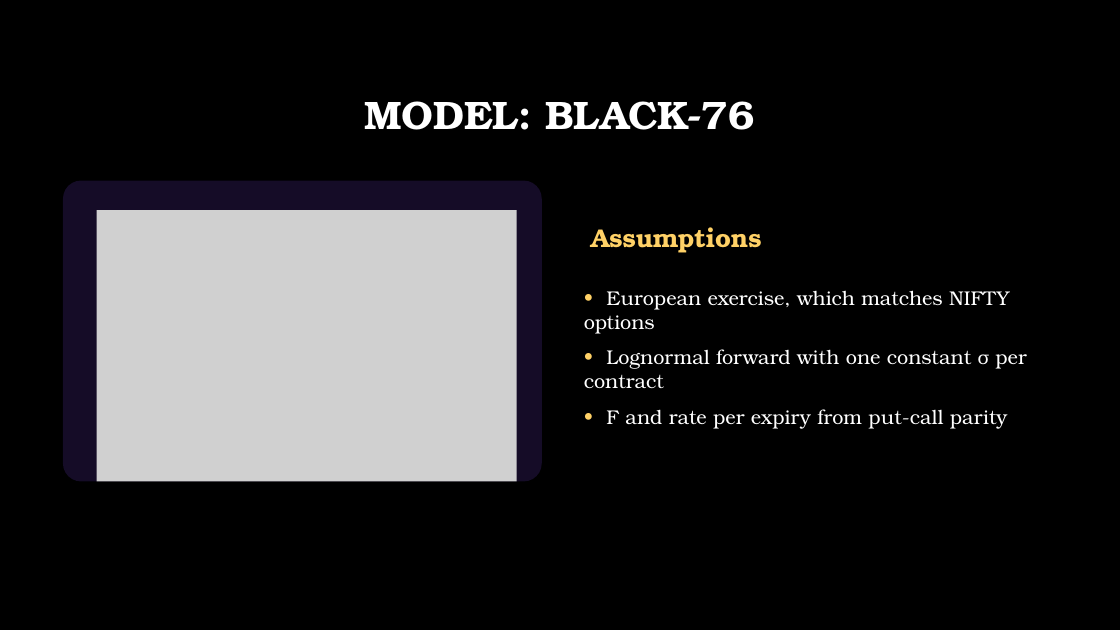
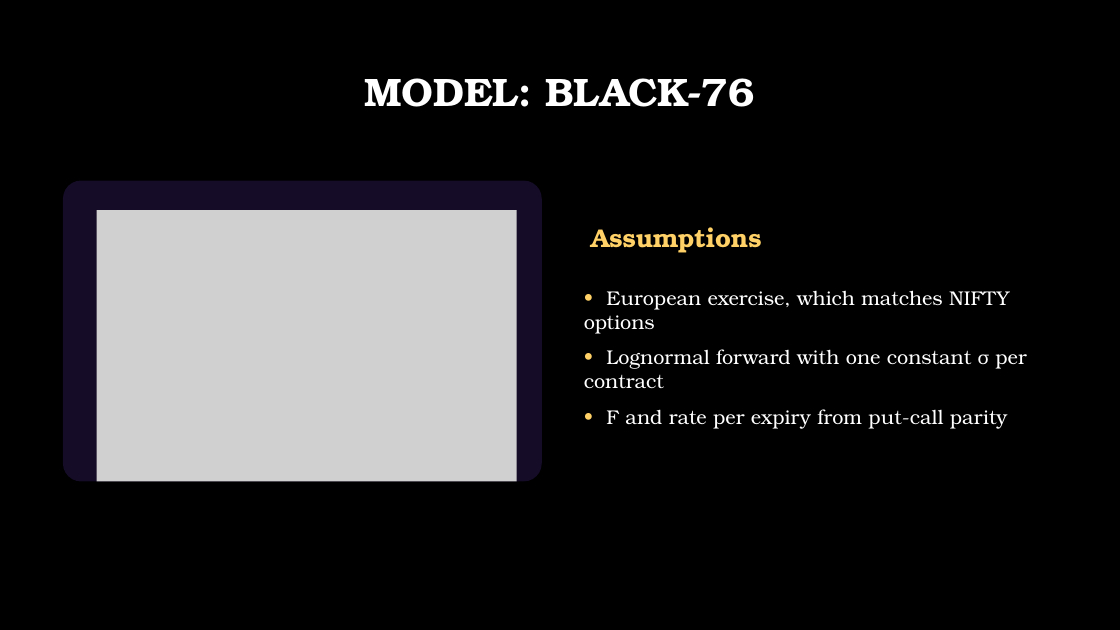
Before and after one commit to akhil-cv/IE612, a slide deck: slide 8 of presentation.pptx. Drawn at 1120x630 pixels with LibreOffice and Linux fonts; fonts in the diff are those of the drawing; grey boxes stand for pictures; background and template pictures are left out. Boxes give left, top, right and bottom in pixels: in the first picture for what was removed or moved away, otherwise in the second. Text is boxed around its words. In the diff, an @@ line names an element or a change of style, - is before the commit and + after.

```diff
--- a/presentation.pptx
+++ b/presentation.pptx
@@ title "MODEL: BLACK-76": place and size @@
-title "MODEL: BLACK-76" at [365,101,754,130]
+title "MODEL: BLACK-76" at [365,78,754,107]
```
Also in this commit, not shown: 13 other slides changed, 2 slides added, 1 other file.
